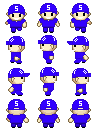
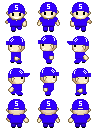
Two versions of the same layered image (96×128). Layer-by-layer changes:
removed layer "Calque 5 copie 2" over [6,3,91,83]
removed layer "Calque 1" over [5,3,92,83]
added layer "Calque 4" above "Calque 3" over [6,2,91,83]
added layer "Calque 3" over [5,2,92,83]
